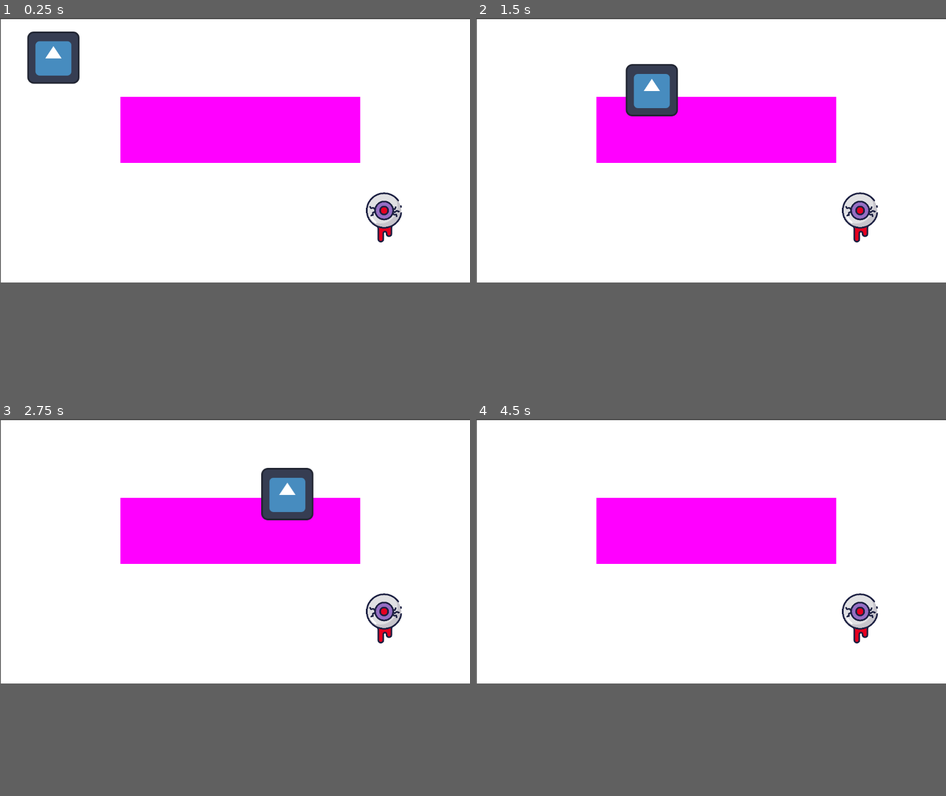
Above: before the commit, frames 1-4 (two rows, left to right).
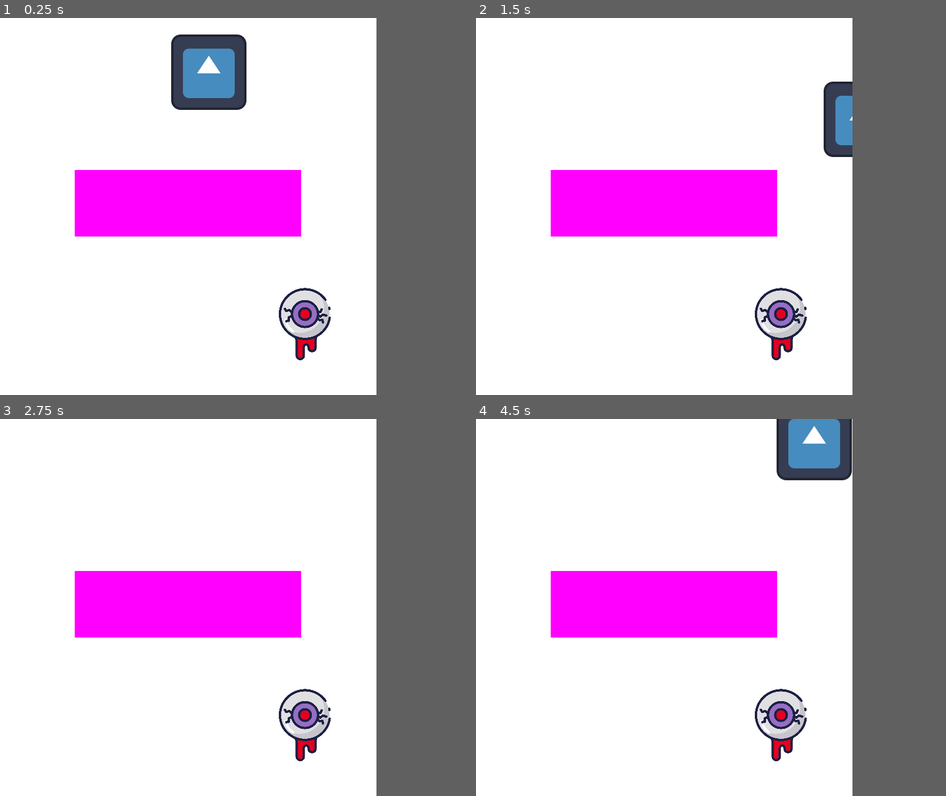
Above: after the commit, the same moments.

Repository: nikita-kelwada/Chillennium2026
Game: Godot game, scene res://scenes/Main.tscn
Same seed, same stepped clock (60 frames per second), same inputs: the game is played once before the commit and once after it. The engine's default icon, where the game draws it, is replaced by a stand-in: a white triangle on a blue panel in a dark square.
Inputs:
- Up to frame 1 (0.25 s): no input
- Up to frame 2 (1.5 s): tap Enter at 0.5 s; hold Right (right) 0.53-1.28 s; hold Down (down) from 1.28 s (still down)
- Up to frame 3 (2.75 s): release Down (down) at 2.03 s; hold Right (right) from 2.03 s (still down)
- Up to frame 4 (4.5 s): release Right (right) at 2.78 s; hold Up (up) 2.78-3.53 s; hold Left (left) from 3.53 s (still down)
In our replay, the window is 799x449 before the commit and 640x640 after it. These sizes can differ from the game's own. Grey fills any space a smaller window leaves; there, only what the larger window draws over its background counts as a difference.

The runs differ from the first frame. In frame 1, 24% of the frame differs, in the area x 0-100%, y 0-91%; in frame 2, 22%; in frame 3, 21%; in frame 4, 22%.

Commit message:
fix aspect ratio

Diff:
--- a/project.godot
+++ b/project.godot
@@ -14,6 +14,11 @@
 run/main_scene="uid://uv1depb1efxw"
 config/features=PackedStringArray("4.6", "Mobile")
 config/icon="res://assets/icon.svg"
+
+[display]
+
+window/size/viewport_width=640
+window/size/viewport_height=640
 
 [input]
 
--- a/scenes/levels/Level01.tscn
+++ b/scenes/levels/Level01.tscn
@@ -1,39 +1,36 @@
 [gd_scene format=3 uid="uid://cf8i8najf1f50"]
 
 [ext_resource type="Script" uid="uid://dp77x4jlo7hrn" path="res://scripts/levels/level_01.gd" id="1_i2pqh"]
-[ext_resource type="PackedScene" uid="uid://qpdh753u4ytg" path="res://scenes/enemy.tscn" id="2_qtqmo"]
+[ext_resource type="PackedScene" uid="uid://qpdh753u4ytg" path="res://scenes/Enemy.tscn" id="2_qtqmo"]
 
 [sub_resource type="RectangleShape2D" id="RectangleShape2D_a01y6"]
-size = Vector2(591, 162)
+size = Vector2(380, 95)
 
 [node name="Level01" type="Node2D" unique_id=1583420218]
 script = ExtResource("1_i2pqh")
 
 [node name="Floor" type="ColorRect" parent="." unique_id=1549590659]
 custom_minimum_size = Vector2(1920, 1080)
-offset_left = 2.0
-offset_top = 3.0
-offset_right = 1922.0
-offset_bottom = 1083.0
+offset_left = -4.0
+offset_top = -3.0
+offset_right = 1916.0
+offset_bottom = 1077.0
 
 [node name="Wall_1" type="StaticBody2D" parent="." unique_id=1893145649]
 
 [node name="CollisionShape2D" type="CollisionShape2D" parent="Wall_1" unique_id=66393008]
-position = Vector2(589, 275)
+position = Vector2(321, 315.5)
 shape = SubResource("RectangleShape2D_a01y6")
 
 [node name="ColorRect" type="ColorRect" parent="Wall_1" unique_id=1232369237]
-offset_left = 295.0
-offset_top = 193.0
-offset_right = 883.0
-offset_bottom = 355.0
+offset_left = 127.0
+offset_top = 258.0
+offset_right = 512.0
+offset_bottom = 371.0
 color = Color(1, 0, 1, 1)
 
 [node name="PlayerSpawn" type="Marker2D" parent="." unique_id=901461776]
-position = Vector2(131, 97)
-
-[node name="EnemySpawn" type="Marker2D" parent="." unique_id=2024827069]
-position = Vector2(940, 478)
+position = Vector2(355, 92)
 
 [node name="Enemy" parent="." unique_id=1545952919 instance=ExtResource("2_qtqmo")]
-position = Vector2(815, 348)
+position = Vector2(392, 379)
